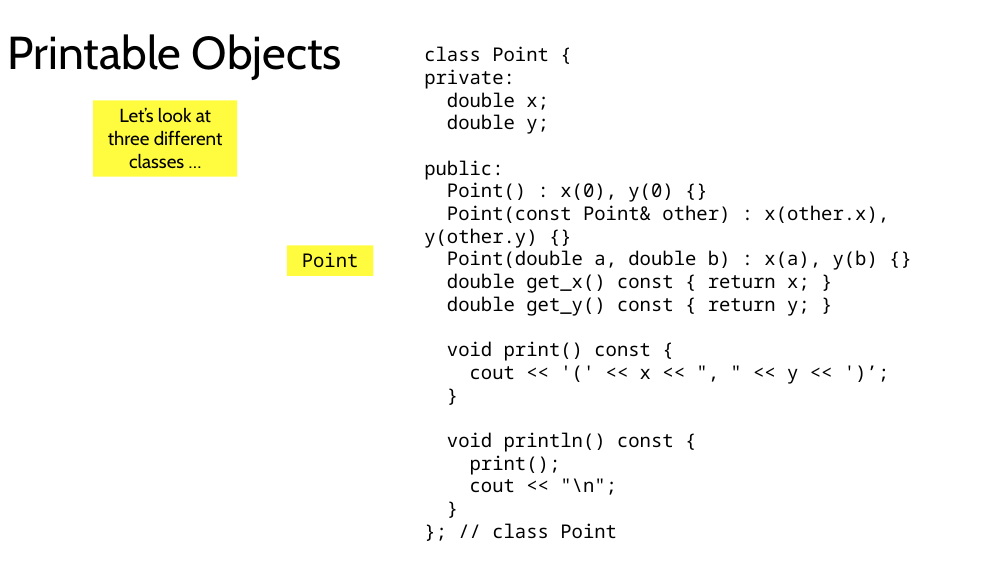
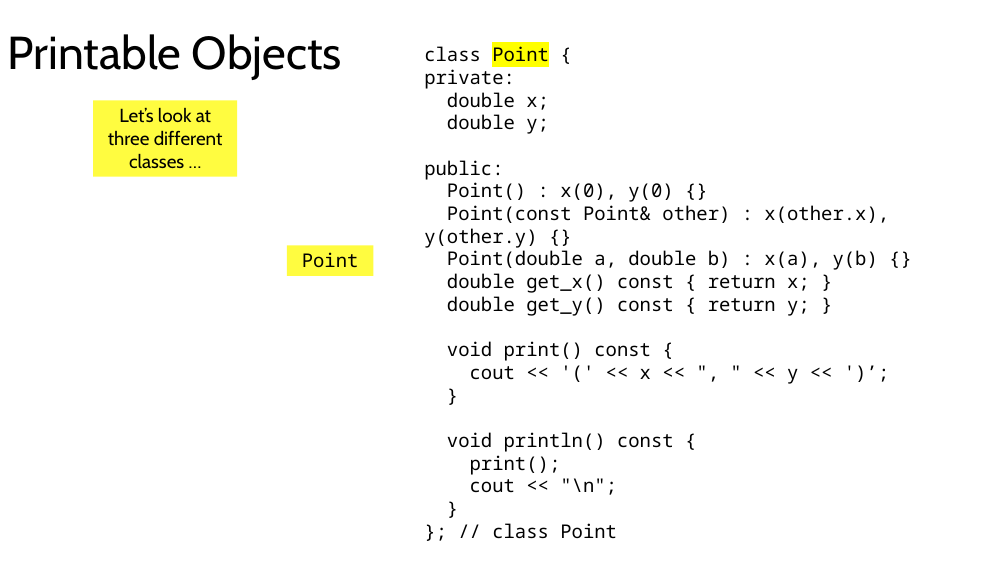
Before and after one commit to tjd1234/cmpt125spring2026, a slide deck: slide 13 of notes/week6/week6.pptx (slide 9 before the commit). Drawn at 1008x567 pixels with LibreOffice and Linux fonts; fonts in the diff are those of the drawing. Boxes give left, top, right and bottom in pixels: in the first picture for what was removed or moved away, otherwise in the second. Text is boxed around its words. In the diff, an @@ line names an element or a change of style, - is before the commit and + after.

```diff
--- a/notes/week6/week6.pptx
+++ b/notes/week6/week6.pptx
@@ text at (x1=424, y1=46, x2=549, y2=68): highlight none to #FFFF00 in "Point" @@
```
Also in this commit, not shown: 8 other slides changed, 4 slides added, 12 other files.
